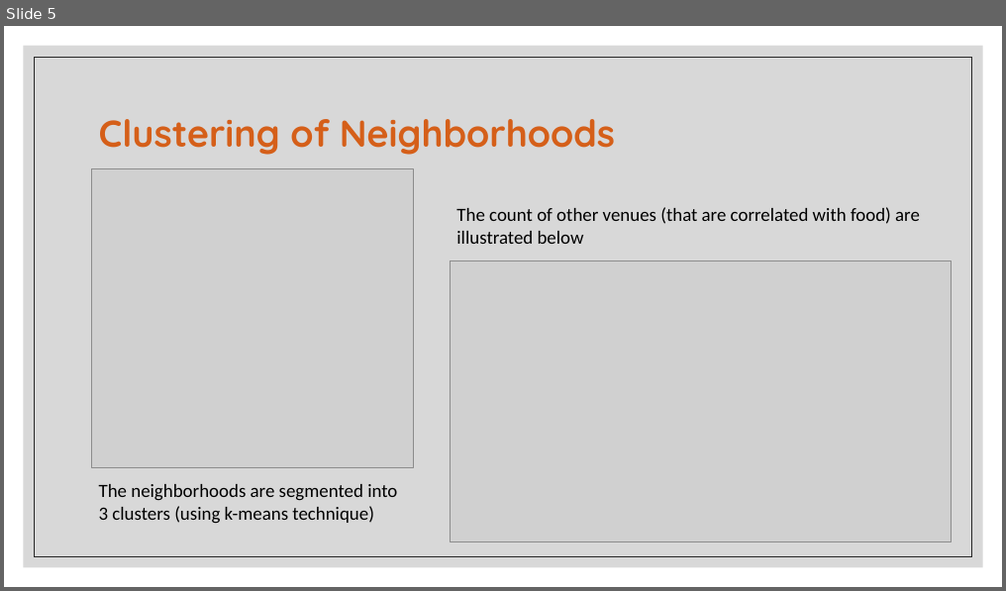
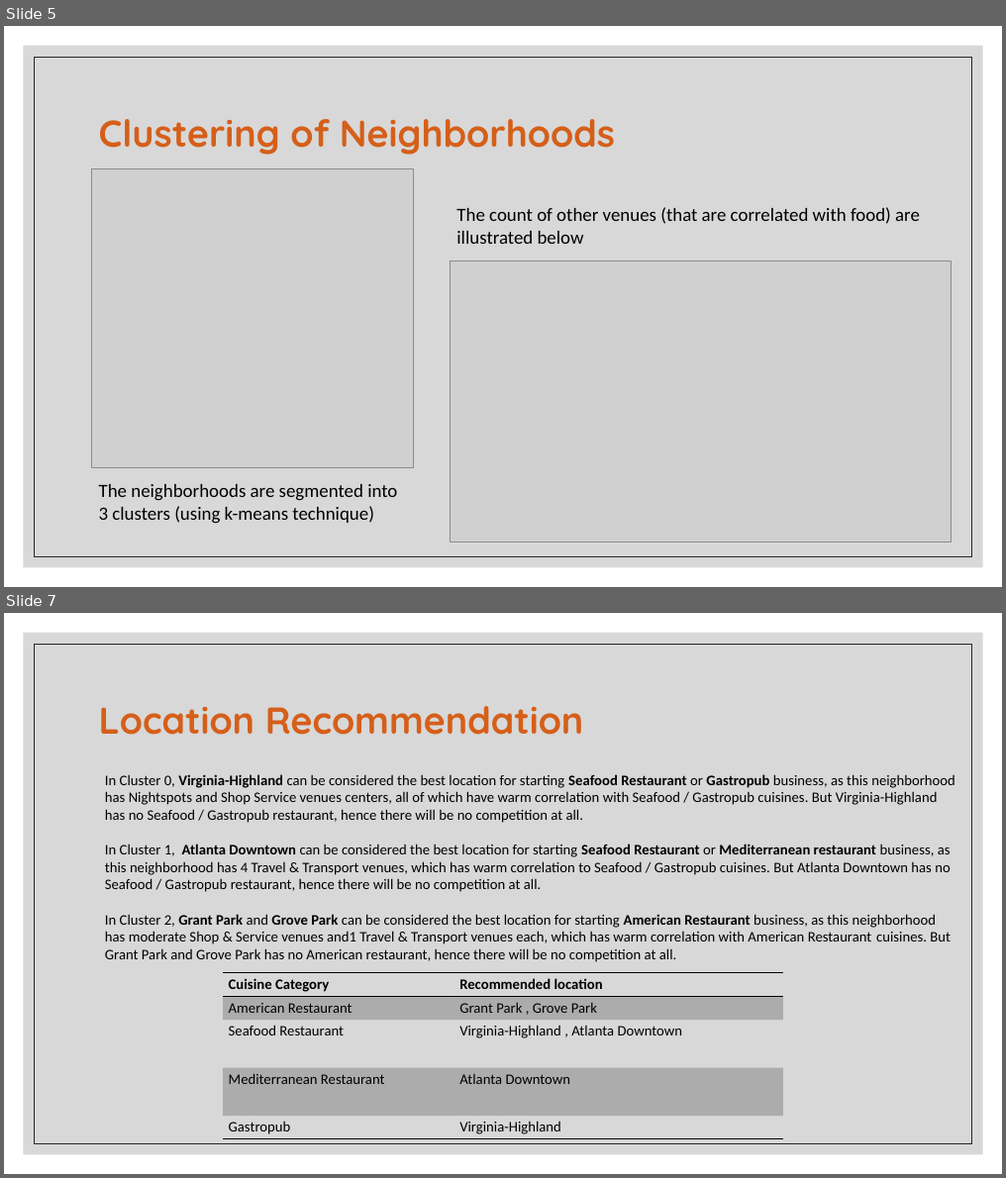
Before and after one commit to sdutt9i/Applied-Data-Science-Capstone, a slide deck: The Palate of atlanta.pptx. Shown one above the other, each under a label of ours: slide 5 before the commit, slides 5 and 7 after it; the slides between them are not shown. The pictures are 1006x591 and 1006x1178 pixels, drawn with LibreOffice and Linux fonts; fonts in the diff are those of the drawing; grey boxes stand for pictures. Boxes give left, top, right and bottom in pixels: in the first picture for what was removed or moved away, otherwise in the second. Text is boxed around its words. In the diff, an @@ line names an element or a change of style, - is before the commit and + after.

```diff
--- a/The Palate of atlanta.pptx
+++ b/The Palate of atlanta.pptx
@@ slide 7 added at bbox=[4, 613, 1002, 1174], background #FFFFFF; not listed: 2 template elements that a slide beside it also shows @@
@@ title added at bbox=[99, 706, 584, 735], 36 pt, text #D55F19, bold @@
+Location Recommendation
@@ text added at bbox=[105, 774, 955, 962], 14 pt, text #000000 @@
+In Cluster 0, Virginia-Highland can be considered the best location for starting Seafood Restaurant or Gastropub business, as this neighborhood has Nightspots and Shop Service venues centers, all of which have warm correlation with Seafood / Gastropub cuisines. But Virginia-Highland has no Seafood / Gastropub restaurant, hence there will be no competition at all.
+In Cluster 1, Atlanta Downtown can be considered the best location for starting Seafood Restaurant or Mediterranean restaurant business, as this neighborhood has 4 Travel & Transport venues, which has warm correlation to Seafood / Gastropub cuisines. But Atlanta Downtown has no Seafood / Gastropub restaurant, hence there will be no competition at all.
+In Cluster 2, Grant Park and Grove Park can be considered the best location for starting American Restaurant business, as this neighborhood has moderate Shop & Service venues and1 Travel & Transport venues each, which has warm correlation with American Restaurant cuisines. But Grant Park and Grove Park has no American restaurant, hence there will be no competition at all.
@@ table added at bbox=[223, 973, 783, 1140], 5 rows, 2 columns @@
+Cuisine Category | Recommended location
+American Restaurant | Grant Park , Grove Park
+Seafood Restaurant | Virginia-Highland , Atlanta Downtown
+Mediterranean Restaurant | Atlanta Downtown
+Gastropub | Virginia-Highland
```
Also in this commit, not shown: 1 slide changed, 1 other slide added, 1 slide removed.
